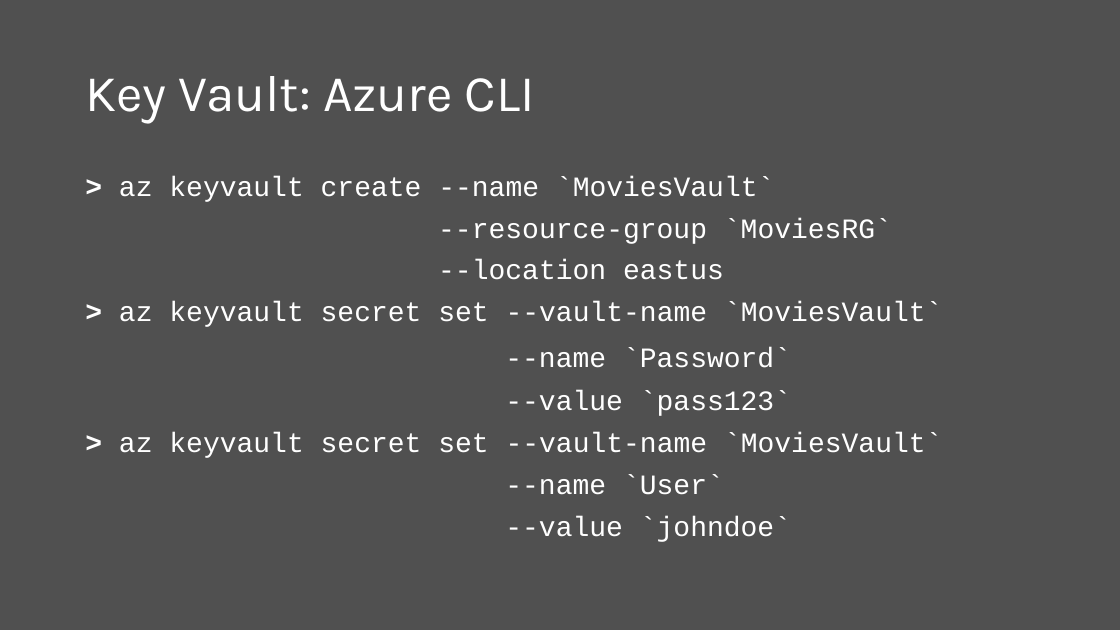
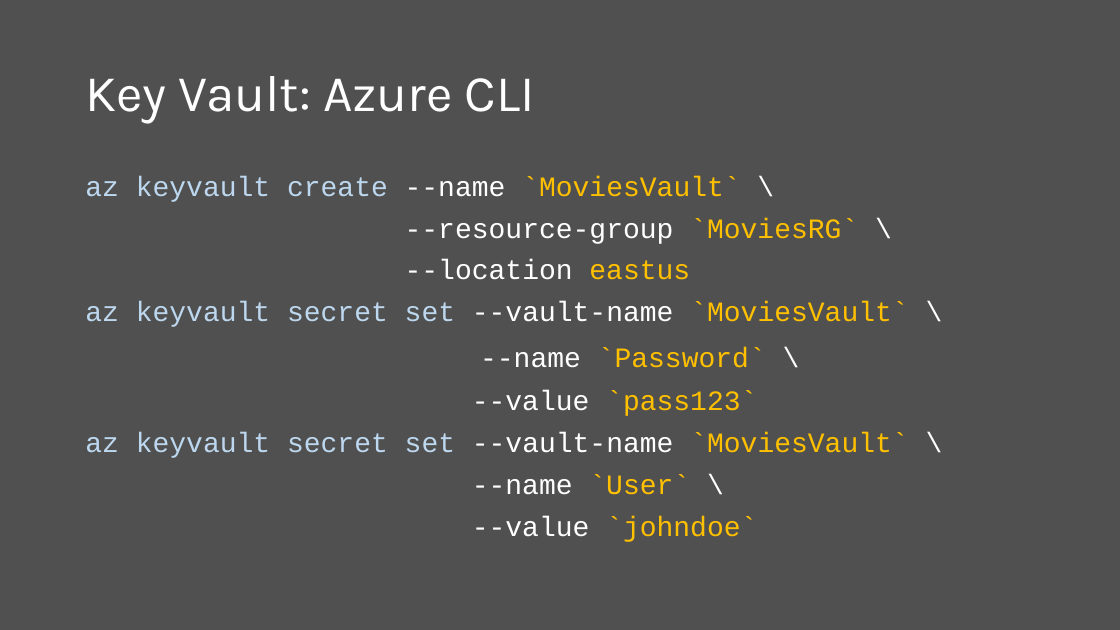
Before and after one commit to scottaddie/slide-decks, a slide deck: slide 12 of Protecting App Secrets.pptx. Drawn at 1120x630 pixels with LibreOffice and Linux fonts; fonts in the diff are those of the drawing. Boxes give left, top, right and bottom in pixels: in the first picture for what was removed or moved away, otherwise in the second. Text is boxed around its words. In the diff, an @@ line names an element or a change of style, - is before the commit and + after.

Commit message:
2.2 updates to slides

```diff
--- a/Protecting App Secrets.pptx
+++ b/Protecting App Secrets.pptx
@@ text at [85,176,858,244]: text changed @@
-> az keyvault create --name `MoviesVault`
---resource-group `MoviesRG`
+az keyvault create --name `MoviesVault` \
+--resource-group `MoviesRG` \
@@ text at [405,260,757,542]: text colour #FFFFFF to #FFC000 in "eastus", "`pass123`", "`johndoe`" @@
@@ text at [85,302,908,368]: text changed; text colour #FFFFFF to #FFC000 @@
-> az keyvault secret set --vault-name `MoviesVault`
---name `Password`
+az keyvault secret set --vault-name `MoviesVault` \
+--name `Password` \
@@ text at [85,432,908,495]: text changed @@
-> az keyvault secret set --vault-name `MoviesVault`
---name `User`
+az keyvault secret set --vault-name `MoviesVault` \
+--name `User` \
```
Also in this commit, not shown: 5 other slides changed, 1 slide added.
